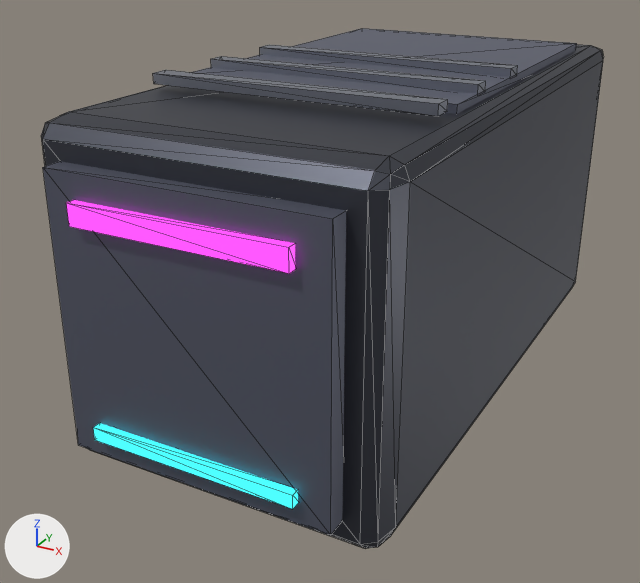
The glTF model assets/models/tile_floor.glb, before and after one commit.
Camera for both pictures: a camera (50 mm lens) standing at (1.21, -2.58, 0.99) and looking at (-0.1, -0.21, -0.19). The lights are fixed; the arrows at lower left show +X, +Y and +Z. The picture after the commit comes second. Mesh edges are drawn as thin lines. Vertices at exactly the same position are counted once.

In view in the first picture: 'body'.
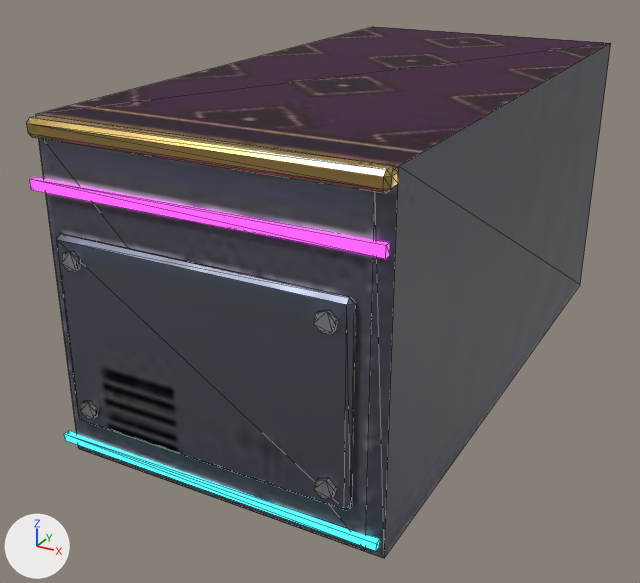
Changed parts and their boxes [x1, y1, x2, y2] in the pictures (640 x 583 px):
'body', reshaped, rescaled
    before: [41, 28, 604, 549]
    after: [27, 27, 611, 558]
part 1 of me_cube, added
    after: [30, 177, 390, 259]
part 2 of me_cube, added
    after: [64, 431, 380, 551]
part 3 of me_cube, rebuilt
    before: [41, 44, 604, 549]
    after: [36, 27, 611, 558]
part 4 of me_cube, added
    after: [57, 233, 355, 510]
part 5 of me_cube, added (brown)
    after: [27, 115, 399, 193]
part 6 of me_cube, deleted
    before: [43, 28, 577, 535]
part 7 of me_cube, added
    after: [62, 251, 338, 499]

The change in detail:
Picture 'tile_floor_normal' (img_tile_floor_normal) is new.
Picture 'tile_floor_orm' (img_tile_floor_orm) is new.
Picture 'tile_floor_albedo' (img_tile_floor_albedo) is new.
Material 'tile_floor_baked' (mat_tile_floor_baked) is new.
Uses the picture img_tile_floor_albedo.
Uses the picture img_tile_floor_normal.
Uses the picture img_tile_floor_orm.
Material 'tile_neon_cyan' (mat_tile_neon_cyan) is new.
Its base color is (0.02, 0.15, 0.2) (dark cyan #276c7c).
Its roughness is 0.35.
Its emission color is (0.0526, 0.895, 1.0) (cyan #41f3ff).
Its emission strength is 1.52.
Material 'tile_neon_pink' (mat_tile_neon_pink) is new.
Its base color is (0.2, 0.02, 0.18) (dark purple #7c2776).
Its roughness is 0.35.
Its emission color is (1.0, 0.0588, 0.882) (pink #ff45f1).
Its emission strength is 1.87.
me_cube is used by ob_body; location (0.0, 0.0, 0.0); scale (1.0, 2.0, 1.0).
me_cube had 112 vertices, 192 faces and spanned x -0.5..0.5, y -0.543..0.5, z -0.5..0.55.
me_cube no longer uses material mat_m00 (dark grey #4b4d57).
me_cube no longer uses material mat_m01 (greyish blue #656979).
me_cube no longer uses material mat_m02 (purple #7f1d78, glowing pink #ff45f1).
me_cube no longer uses material mat_m03 (cyan #1d7f86, glowing cyan #41f3ff).
me_cube no longer uses material mat_m04 (greyish blue #656979).
me_cube no longer uses material mat_m05 (grey #999eaa).
me_cube now has 124 vertices, 194 faces and spans x -0.5..0.5, y -1.041..1.0, z -0.5..0.5.
me_cube part 1: a new loose piece, a box spanning x -0.5..0.5, y -1.014..-0.994, z 0.315..0.345, in mat_tile_neon_pink (dark purple #7c2776, glowing pink #ff45f1).
me_cube part 2: a new loose piece, a box spanning x -0.5..0.5, y -1.014..-0.994, z -0.441..-0.419, in mat_tile_neon_cyan (dark cyan #276c7c, glowing cyan #41f3ff).
me_cube part 3: the loose piece of 56 vertices spanning x -0.5..0.5, y -0.5..0.5, z -0.5..0.5 is rebuilt with 12 vertices and now spans x -0.5..0.5, y -1.0..1.0, z -0.5..0.5, in mat_tile_floor_baked.
me_cube part 4: a new loose piece of 24 vertices spanning x -0.43..0.43, y -1.027..-0.997, z -0.35..0.21, in mat_tile_floor_baked.
me_cube part 5: a new loose piece of 24 vertices spanning x -0.5..0.5, y -1.01..-0.95, z 0.45..0.5, in mat_tile_floor_baked.
me_cube part 6: 7 loose pieces with 56 vertices, spanning x -0.43..0.43, y -0.543..0.375, z -0.4..0.55, are deleted.
Part 7, on me_cube:
24 vertices are added at x -0.397..0.397, y -1.041, z -0.317..0.177.
24 new vertices lie (0.0, 0.014, 0.0) away from vertices in x -0.397..0.397, y -1.041, z -0.317..0.177.
64 new faces join them, mat_tile_floor_baked.
me_cube gains material mat_tile_floor_baked.
me_cube gains material mat_tile_neon_pink (dark purple #7c2776, glowing pink #ff45f1).
me_cube gains material mat_tile_neon_cyan (dark cyan #276c7c, glowing cyan #41f3ff).
Object 'body' (ob_body) is rescaled from (1.0, 2.0, 1.0) to (1.0, 1.0, 1.0).
